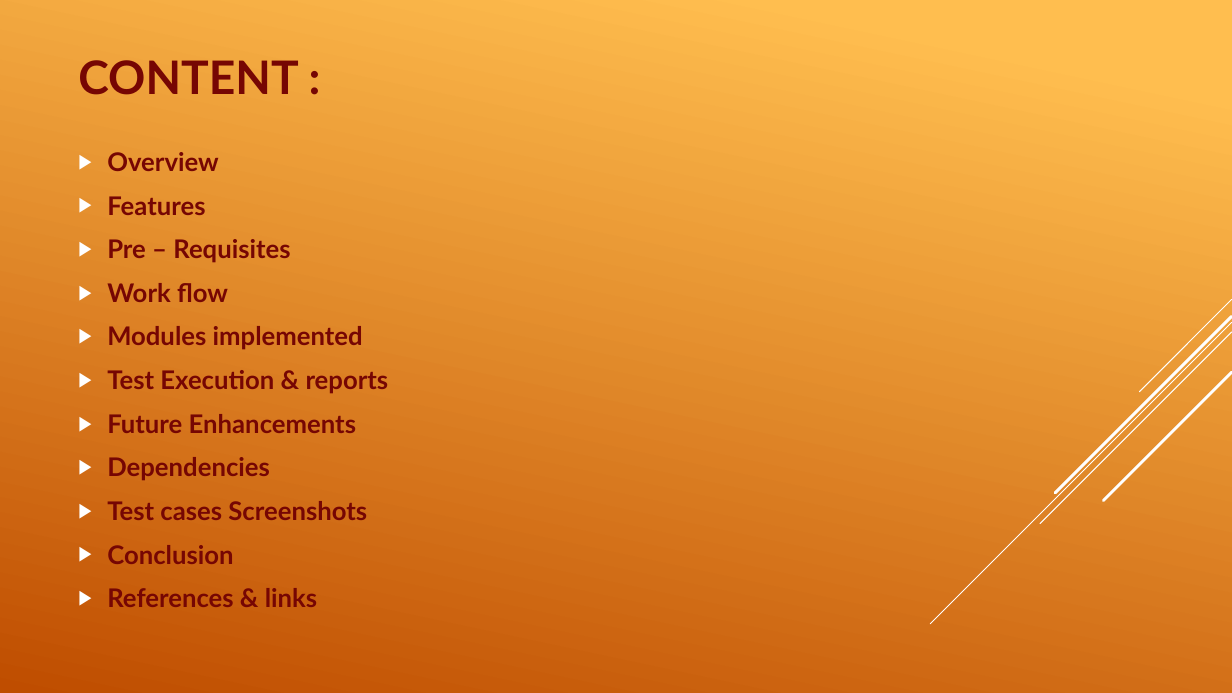
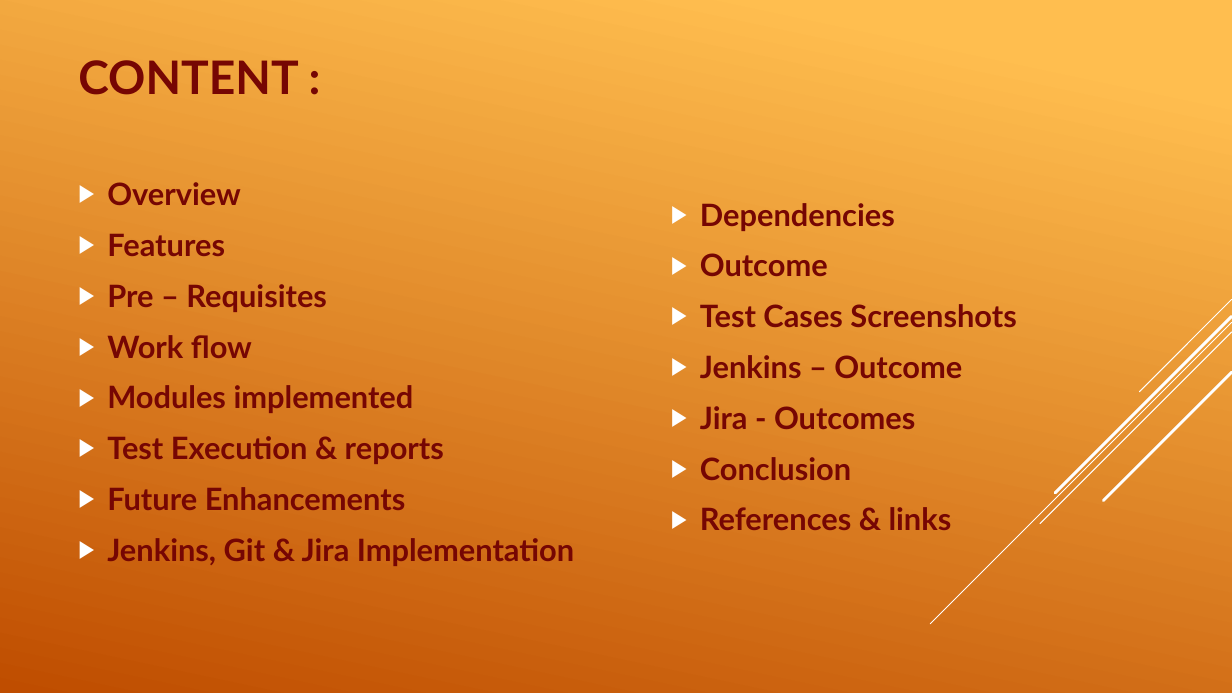
Before and after one commit to Nandini-Kamireddy/Sauce-Demo, a slide deck: slide 2 of Nandini_SauceDemo.pptx. Drawn at 1232x693 pixels with LibreOffice and Linux fonts; fonts in the diff are those of the drawing. Boxes give left, top, right and bottom in pixels: in the first picture for what was removed or moved away, otherwise in the second. Text is boxed around its words. In the diff, an @@ line names an element or a change of style, - is before the commit and + after.

Commit message:
update ppt

```diff
--- a/Nandini_SauceDemo.pptx
+++ b/Nandini_SauceDemo.pptx
@@ text "Overview": place and size @@
-text "Overview" at bbox=[107, 152, 389, 607]
+text "Overview" at bbox=[107, 182, 574, 566]
@@ text at bbox=[107, 182, 444, 510]: size 20 to 24 pt in "Overview", "Features", "Pre – Requisites", "Work flow" and 3 more places @@
@@ text added at bbox=[700, 203, 1016, 530], 24 pt, text #760603, bold @@
+▶ Dependencies
+▶ Outcome
+▶ Test Cases Screenshots
+▶ Jenkins – Outcome
+▶ Jira - Outcomes
+▶ Conclusion
+▶ References & links
@@ text at bbox=[107, 538, 574, 566]: text changed; size 20 to 24 pt @@
-▶ Dependencies
-▶ Test cases Screenshots
-▶ Conclusion
-▶ References & links
+▶ Jenkins, Git & Jira Implementation
```
Also in this commit, not shown: 2 other slides changed, 4 slides added.
